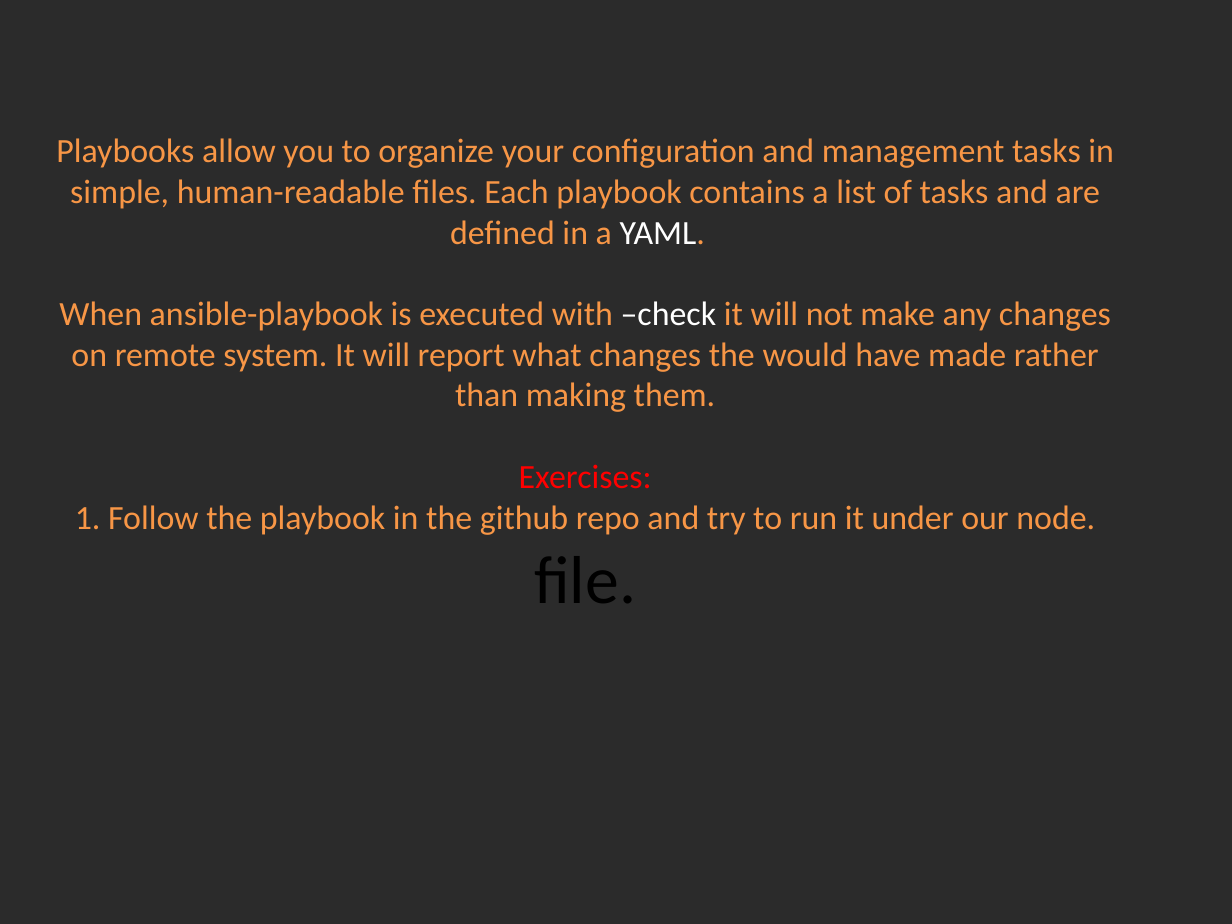
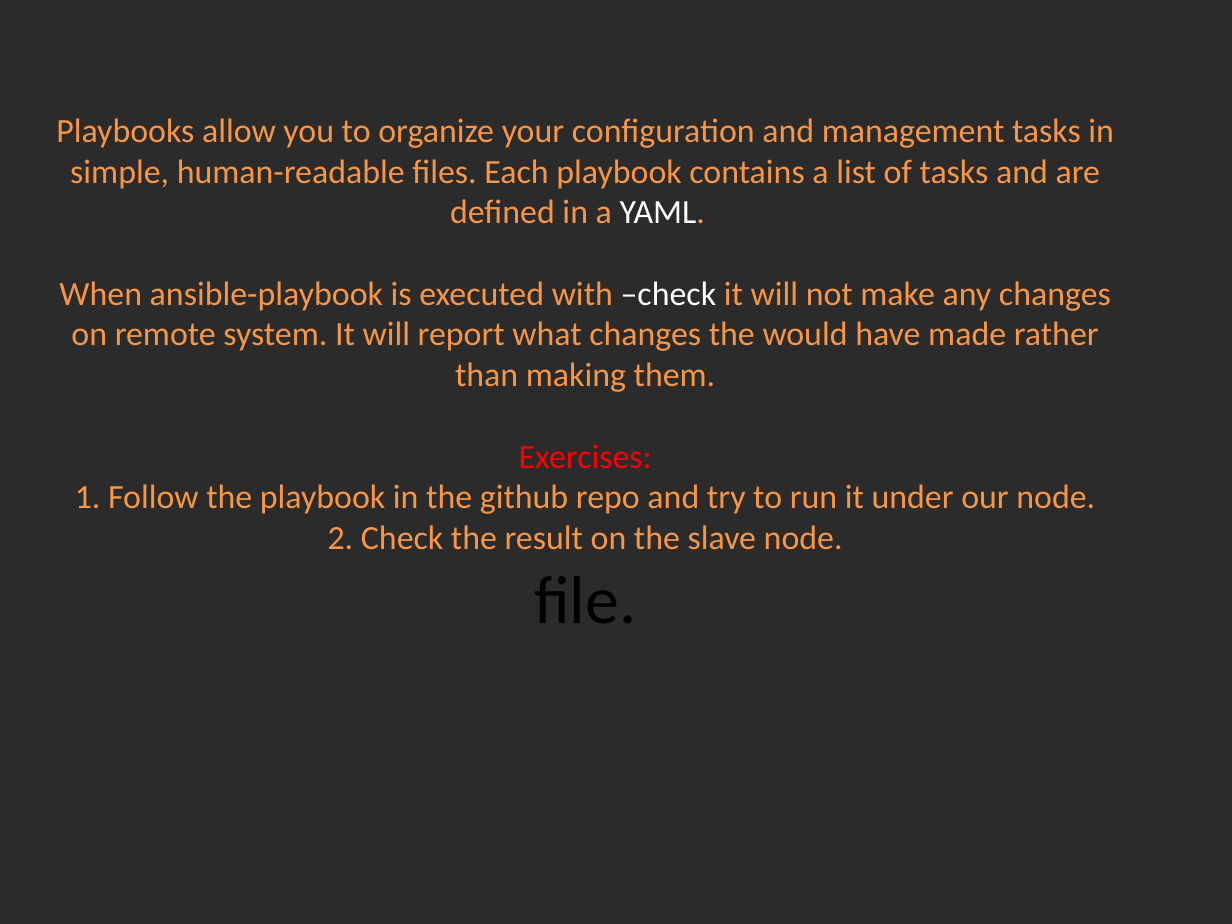
Before and after one commit to Academy-Soft-Intellect/Linux-Course, a slide deck: slide 4 of 16.ConfigurationManagement_With_Ansible/16-Conf_Man_Ansible.pptx. Drawn at 1232x924 pixels with LibreOffice and Linux fonts; fonts in the diff are those of the drawing; background and template pictures are left out; a plain dark background stands for a picture behind light text. Boxes give left, top, right and bottom in pixels: in the first picture for what was removed or moved away, otherwise in the second. Text is boxed around its words. In the diff, an @@ line names an element or a change of style, - is before the commit and + after.

Commit message:
Ansible.

```diff
--- a/16.ConfigurationManagement_With_Ansible/16-Conf_Man_Ansible.pptx
+++ b/16.ConfigurationManagement_With_Ansible/16-Conf_Man_Ansible.pptx
@@ title at bbox=[56, 118, 1114, 623]: text changed @@
-Playbooks allow you to organize your configuration and management tasks in simple, human-readable files. Each playbook contains a list of tasks and are defined in a YAML.
-When ansible-playbook is executed with –check it will not make any changes on remote system. It will report what changes the would have made rather than making them.
-Exercises:
-1. Follow the playbook in the github repo and try to run it under our node.
-file.
+Playbooks allow you to organize your configuration and management tasks in simple, human-readable files. Each playbook contains a list of tasks and are defined in a YAML.
+When ansible-playbook is executed with –check it will not make any changes on remote system. It will report what changes the would have made rather than making them.
+Exercises:
+1. Follow the playbook in the github repo and try to run it under our node.
+2. Check the result on the slave node.
+file.
```
Also in this commit, not shown: 3 other slides changed.
